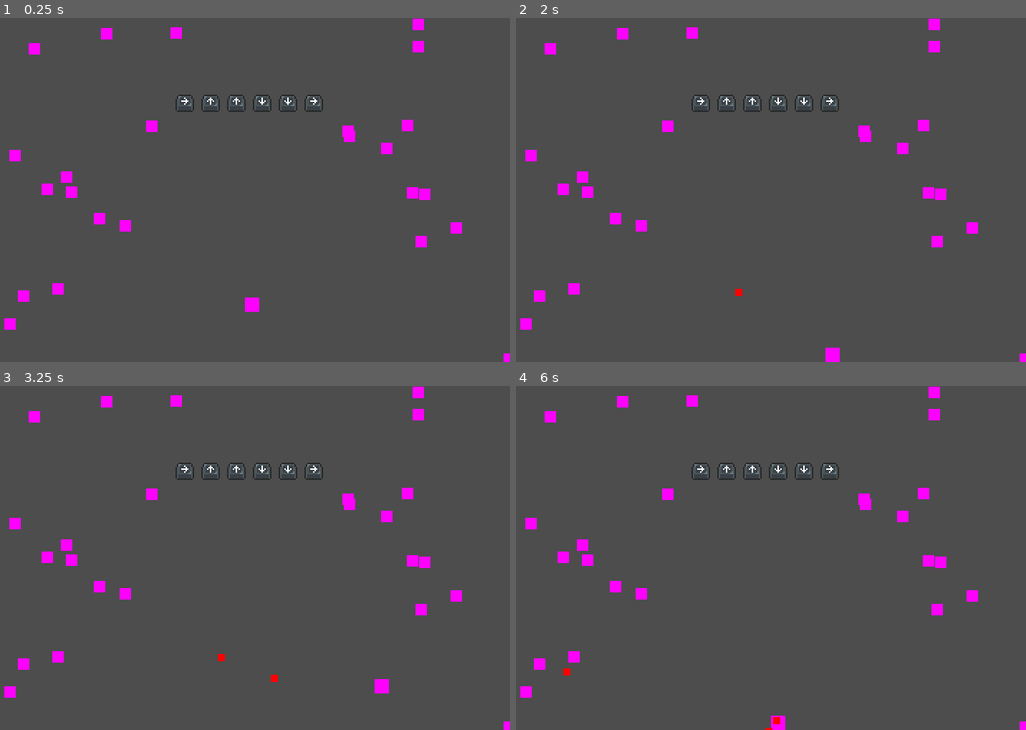
Above: before the commit, frames 1-4 (two rows, left to right).
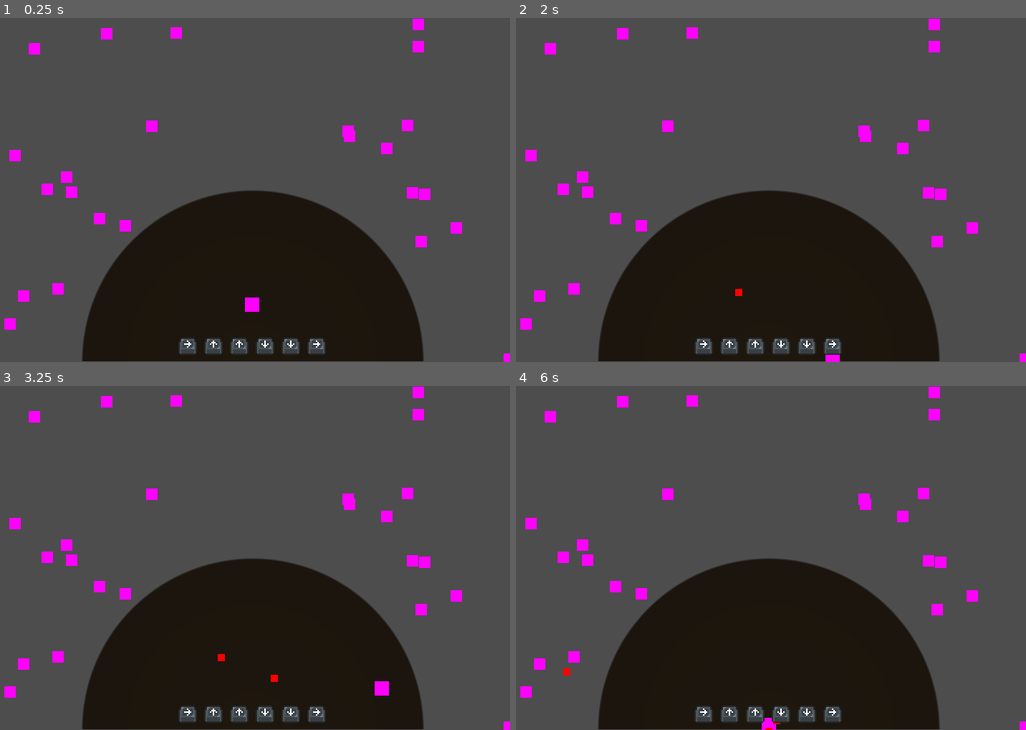
Above: after the commit, the same moments.

Repository: InRe-Dan/MiniJameGam34
Game: Godot game, scene res://Main/main.tscn
Two runs of this game, one before a commit and one after it. Both use one fixed random seed, a clock stepped at 60 frames per second and the inputs below.
Inputs:
- Up to frame 1 (0.25 s): no input
- Up to frame 2 (2 s): tap Enter at 0.5 s; hold D (move_right) 0.53-1.28 s; hold S (move_down) from 1.28 s (still down)
- Up to frame 3 (3.25 s): release S (move_down) at 2.03 s; hold D (move_right) 2.03-2.78 s; hold W (move_up) from 2.78 s (still down)
- Up to frame 4 (6 s): release W (move_up) at 3.53 s; hold A (move_left) 3.53-5.03 s; hold S (move_down) 5.03-5.78 s; hold D (move_right) from 5.78 s (still down)

The runs differ from the first frame. In frame 1, 26% of the frame differs, in the area x 16-84%, y 22-100%; in frame 2, 26%; in frame 3, 26%; in frame 4, 26%.

Commit message:
Tweaked collision and added spectator area collision and world boundaries

Diff:
--- a/Jokes/joke_system.gd
+++ b/Jokes/joke_system.gd
@@ -13,8 +13,8 @@
 # demo function
 func new_joke() -> void:
 	joke = jokes.pick_random().duplicate()
-	for child in $CenterContainer.get_children():
-		$CenterContainer.remove_child(child)
-	$CenterContainer.add_child(joke.make_prompt())
+	for child in $PromptContainer.get_children():
+		$PromptContainer.remove_child(child)
+	$PromptContainer.add_child(joke.make_prompt())
 	joke.success.connect(new_joke)
 	joke.fail.connect(new_joke)
--- a/Main/main.tscn
+++ b/Main/main.tscn
@@ -8,33 +8,47 @@
 [ext_resource type="Script" path="res://Hazard/hazard_spawn_data.gd" id="4_o1nxd"]
 [ext_resource type="PackedScene" uid="uid://bko632gtiaj3s" path="res://Hazard/Hazards/tomato.tscn" id="5_l85j4"]
 
-[sub_resource type="RectangleShape2D" id="RectangleShape2D_o8aus"]
-size = Vector2(720, 24)
+[sub_resource type="Gradient" id="Gradient_1mcgo"]
+offsets = PackedFloat32Array(0, 0.654676, 0.66187)
+colors = PackedColorArray(0.12, 0.09192, 0.0576, 1, 0.11, 0.08426, 0.0528, 1, 0, 0, 0, 0)
+
+[sub_resource type="GradientTexture2D" id="GradientTexture2D_wc5b8"]
+gradient = SubResource("Gradient_1mcgo")
+width = 512
+height = 512
+fill = 1
+fill_from = Vector2(0.5, 0.5)
 
 [sub_resource type="Resource" id="Resource_wi5i0"]
 script = ExtResource("4_o1nxd")
 hazard = ExtResource("5_l85j4")
 
+[sub_resource type="WorldBoundaryShape2D" id="WorldBoundaryShape2D_mip7o"]
+normal = Vector2(1, 0)
+
+[sub_resource type="WorldBoundaryShape2D" id="WorldBoundaryShape2D_n56nb"]
+normal = Vector2(-1, 0)
+
+[sub_resource type="WorldBoundaryShape2D" id="WorldBoundaryShape2D_0helb"]
+normal = Vector2(0, 1)
+
+[sub_resource type="WorldBoundaryShape2D" id="WorldBoundaryShape2D_ybwdi"]
+
 [node name="Main" type="Node2D"]
 texture_filter = 1
 script = ExtResource("1_5t87c")
 
+[node name="PlaceholderStage" type="Sprite2D" parent="."]
+position = Vector2(361, 351)
+texture = SubResource("GradientTexture2D_wc5b8")
+region_enabled = true
+region_rect = Rect2(0, 0, 512, 256)
+
 [node name="Player" parent="." instance=ExtResource("1_bg8e3")]
 position = Vector2(360, 400)
-collision_mask = 2
+collision_mask = 34
 movement_speed = 120.0
 acceleration = 24.0
-
-[node name="Stage" type="StaticBody2D" parent="."]
-position = Vector2(360, 480)
-collision_layer = 2
-
-[node name="Bounds" type="CollisionPolygon2D" parent="Stage"]
-polygon = PackedVector2Array(240, 0, 236.354, -41.676, 225.526, -82.085, 207.846, -120, 183.851, -154.269, 154.269, -183.851, 120, -207.846, 82.085, -225.526, 41.676, -236.354, 0, -240, -41.676, -236.354, -82.085, -225.526, -120, -207.846, -154.269, -183.851, -183.851, -154.269, -207.846, -120, -225.526, -82.085, -236.354, -41.676, -240, 0, -360, 0, -360, -480, 360, -480, 360, 0)
-
-[node name="Backstage" type="CollisionShape2D" parent="Stage"]
-position = Vector2(0, 12)
-shape = SubResource("RectangleShape2D_o8aus")
 
 [node name="HazardManager" type="Node2D" parent="."]
 script = ExtResource("3_lubpb")
@@ -77,8 +91,44 @@
 [node name="JokeSystem" type="Node" parent="."]
 script = ExtResource("3_wbmed")
 
-[node name="CenterContainer" type="CenterContainer" parent="JokeSystem"]
-offset_left = 206.0
-offset_top = 41.0
+[node name="PromptContainer" type="CenterContainer" parent="JokeSystem"]
+offset_left = 214.0
+offset_top = 437.0
 offset_right = 508.0
-offset_bottom = 197.0
+offset_bottom = 479.0
+
+[node name="Collision" type="Node2D" parent="."]
+
+[node name="WorldBounds" type="StaticBody2D" parent="Collision"]
+collision_layer = 32
+collision_mask = 0
+
+[node name="Left Wall" type="CollisionShape2D" parent="Collision/WorldBounds"]
+shape = SubResource("WorldBoundaryShape2D_mip7o")
+
+[node name="RightWall" type="CollisionShape2D" parent="Collision/WorldBounds"]
+position = Vector2(720, 0)
+shape = SubResource("WorldBoundaryShape2D_n56nb")
+
+[node name="TopWall" type="CollisionShape2D" parent="Collision/WorldBounds"]
+position = Vector2(358, -100)
+shape = SubResource("WorldBoundaryShape2D_0helb")
+
+[node name="TopWall2" type="CollisionShape2D" parent="Collision/WorldBounds"]
+position = Vector2(358, 483)
+shape = SubResource("WorldBoundaryShape2D_ybwdi")
+
+[node name="Stage" type="StaticBody2D" parent="Collision"]
+collision_layer = 16
+collision_mask = 0
+
+[node name="CollisionPolygon2D" type="CollisionPolygon2D" parent="Collision/Stage"]
+polygon = PackedVector2Array(121, 478, 135, 402, 168, 336, 231, 278, 294, 249, 362, 241, 427, 251, 485, 277, 534, 317, 574, 374, 594, 438, 600, 530, 119, 529, 122, 510, 122, 510)
+
+[node name="SpectatorArea" type="StaticBody2D" parent="Collision"]
+position = Vector2(360, 480)
+collision_layer = 2
+collision_mask = 0
+
+[node name="Bounds" type="CollisionPolygon2D" parent="Collision/SpectatorArea"]
+polygon = PackedVector2Array(240, 0, 236.354, -41.676, 225.526, -82.085, 207.846, -120, 183.851, -154.269, 154.269, -183.851, 120, -207.846, 82.085, -225.526, 41.676, -236.354, 0, -240, -41.676, -236.354, -82.085, -225.526, -120, -207.846, -154.269, -183.851, -183.851, -154.269, -207.846, -120, -225.526, -82.085, -236.354, -41.676, -240, 0, -360, 0, -360, -480, 360, -480, 360, 0)
--- a/project.godot
+++ b/project.godot
@@ -92,8 +92,11 @@
 [layer_names]
 
 2d_physics/layer_1="Player"
-2d_physics/layer_2="Stage"
+2d_physics/layer_2="Spectator Area"
 2d_physics/layer_3="Hazard"
+2d_physics/layer_4="Spectator"
+2d_physics/layer_5="Stage"
+2d_physics/layer_6="World Bounds"
 
 [rendering]
 
Not shown: 1 places in Main/main.tscn that only renumber resources
